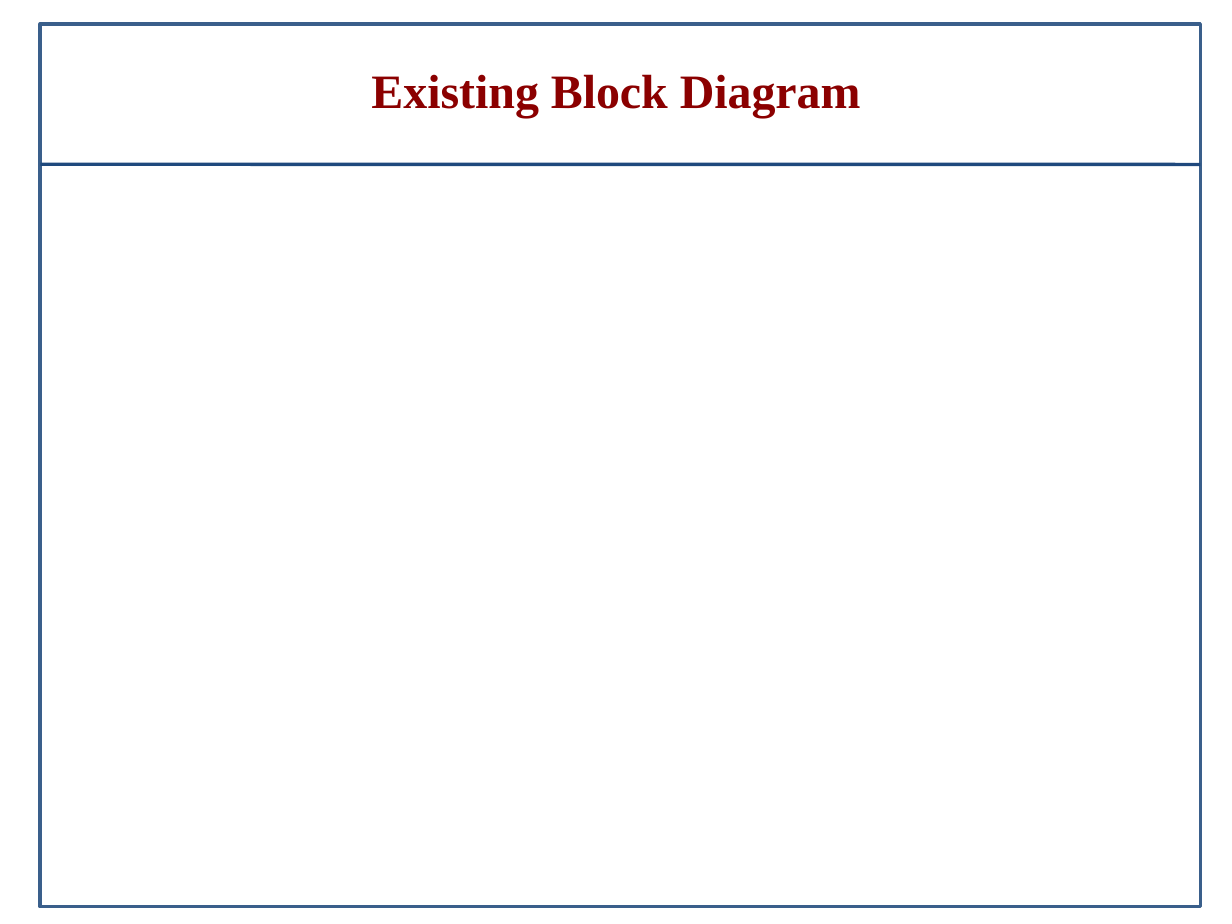
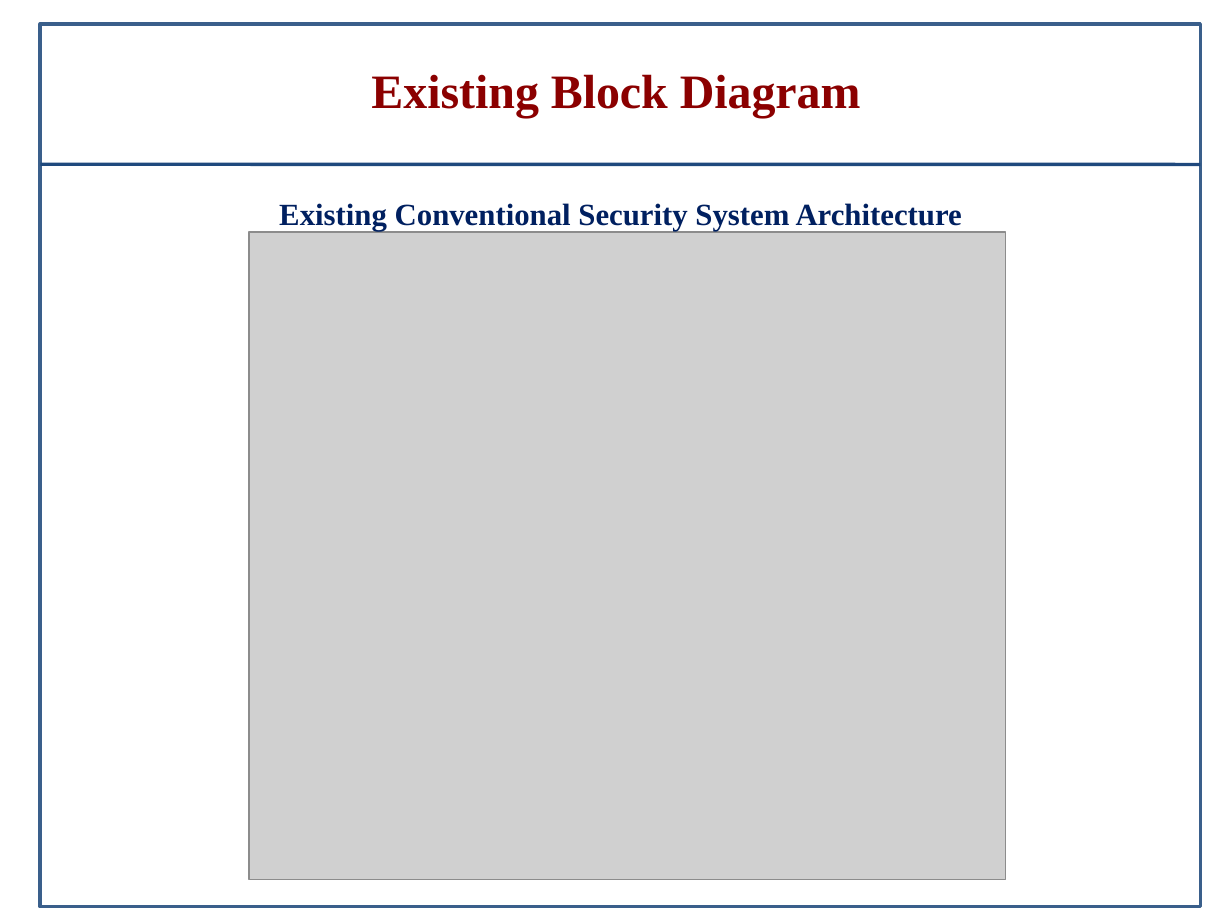
Before and after one commit to MohamedSameer-dev/TRAPNET, a slide deck: slide 5 of ppt_1.pptx. Drawn at 1232x924 pixels with LibreOffice and Linux fonts; fonts in the diff are those of the drawing; grey boxes stand for pictures. Boxes give left, top, right and bottom in pixels: in the first picture for what was removed or moved away, otherwise in the second. Text is boxed around its words. In the diff, an @@ line names an element or a change of style, - is before the commit and + after.

```diff
--- a/ppt_1.pptx
+++ b/ppt_1.pptx
@@ text added at (x1=279, y1=203, x2=962, y2=231), 18 pt, text #002060, bold @@
+Existing Conventional Security System Architecture
@@ picture added at (x1=249, y1=232, x2=1005, y2=878) @@
```
Also in this commit, not shown: 29 other files.
